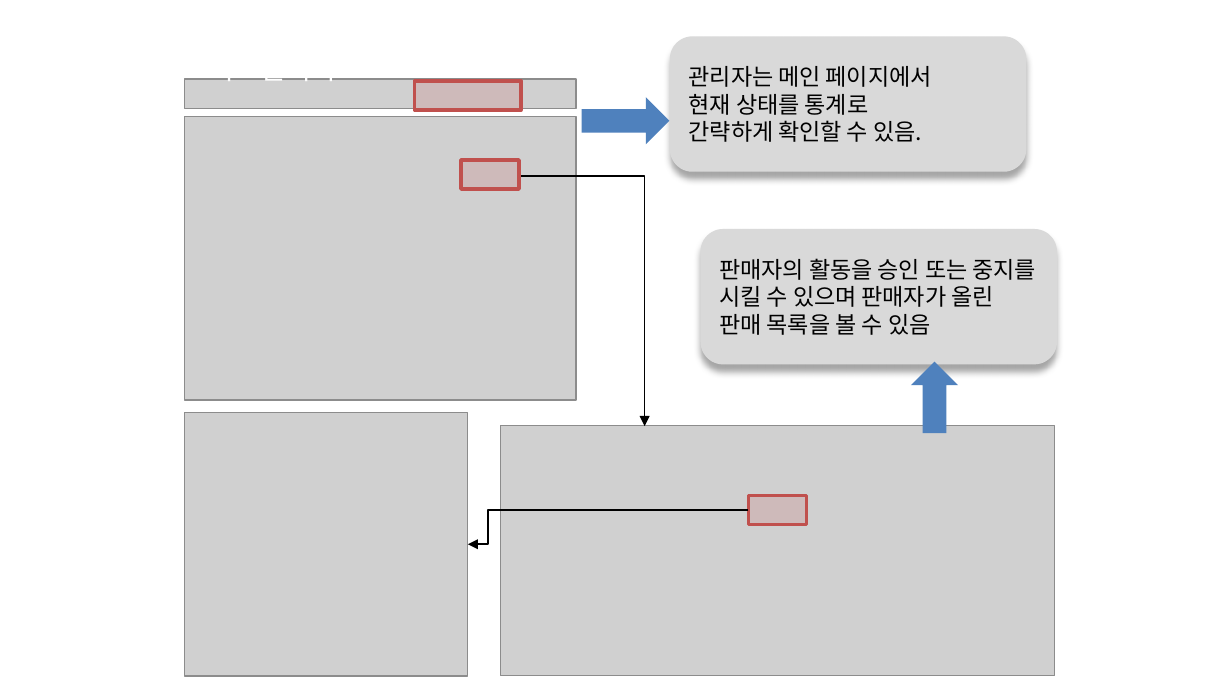
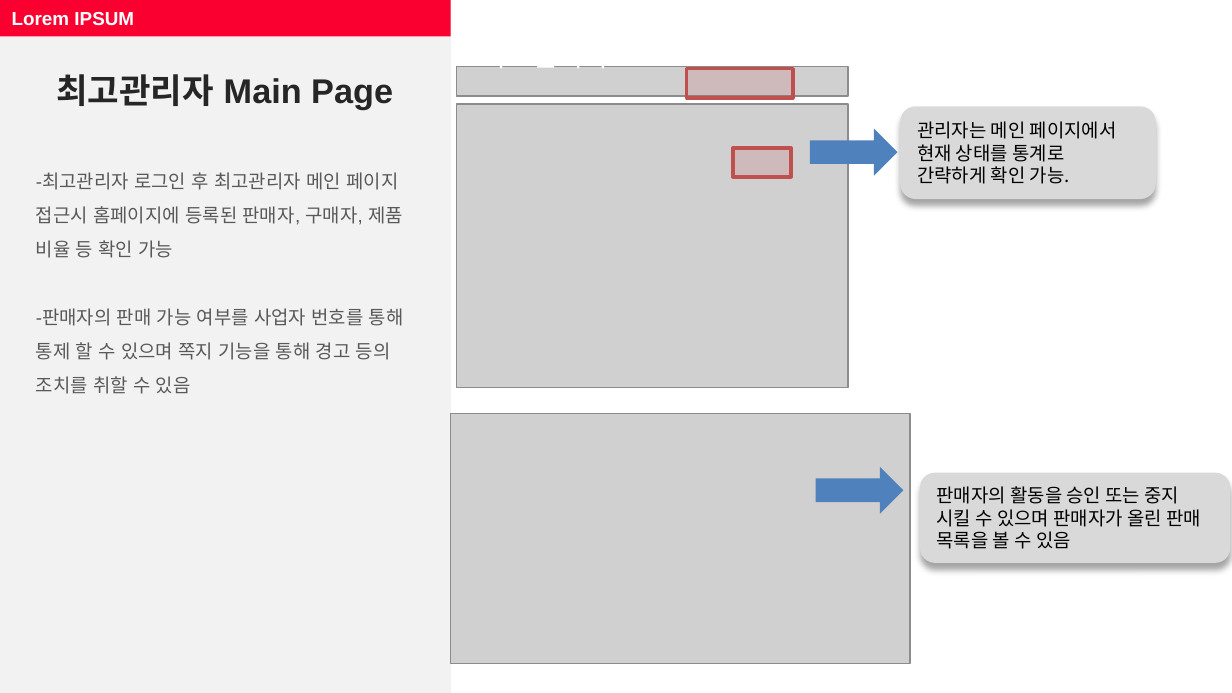
Before and after one commit to zozokjs/webapps, a slide deck: slide 9 of MusicFactory.pptx (slide 6 before the commit). Drawn at 1232x693 pixels with LibreOffice and Linux fonts; fonts in the diff are those of the drawing; grey boxes stand for pictures. Boxes give left, top, right and bottom in pixels: in the first picture for what was removed or moved away, otherwise in the second. Text is boxed around its words. In the diff, an @@ line names an element or a change of style, - is before the commit and + after.

```diff
--- a/MusicFactory.pptx
+++ b/MusicFactory.pptx
@@ rectangle added at [0,0,451,692], fill #F2F2F2 @@
@@ rectangle added at [0,0,450,37], fill #FA0030, 11 pt, text #FFFFFF, bold @@
+Lorem IPSUM
@@ text added at [56,74,393,109], 20 pt, text #262626, bold @@
+최고관리자 Main Page
@@ text added at [473,66,525,105], 16.5 pt, text #FFFFFF @@
+판매자
@@ picture: place and size @@
-picture at [185,116,577,399]
+picture at [457,103,849,387]
@@ rounded rectangle "관리자는 메인 페이지에서": place and size @@
-rounded rectangle "관리자는 메인 페이지에서" at [670,37,1026,172]
+rounded rectangle "관리자는 메인 페이지에서" at [901,106,1156,198]
@@ 2 rectangles, 1 picture, 1 text: place and size @@
-2 rectangles, 1 picture, 1 text at [185,78,577,190]
+2 rectangles, 1 picture, 1 text at [457,66,849,177]
@@ right arrow: place and size @@
-right arrow at [582,97,669,144]
+right arrow at [809,128,897,175]
@@ text in rounded rectangle at [917,121,1117,162]: size 13.5 to 11 pt in "관리자는 메인 페이지에서", "현재 상태를 통계로" @@
@@ text added at [36,172,404,394], 11 pt, text #595959 @@
+-최고관리자 로그인 후 최고관리자 메인 페이지 접근시 홈페이지에 등록된 판매자, 구매자, 제품 비율 등 확인 가능
+-판매자의 판매 가능 여부를 사업자 번호를 통해 통제 할 수 있으며 쪽지 기능을 통해 경고 등의 조치를 취할 수 있음
@@ elbow arrow removed from (520, 176) to (644, 426) @@
@@ text in rounded rectangle at [917,166,1070,184]: text changed; size 13.5 to 11 pt @@
-간략하게 확인할 수 있음.
+간략하게 확인 가능.
@@ right arrow removed at [912,361,958,432] @@
@@ picture removed at [185,413,468,676] @@
@@ picture: place and size @@
-picture at [500,425,1055,675]
+picture at [451,413,910,663]
@@ right arrow added at [816,467,903,514], fill #4F81BD @@
@@ rounded rectangle "판매자의 활동을 승인 또는 중지": place and size @@
-rounded rectangle "판매자의 활동을 승인 또는 중지" at [701,229,1057,365]
+rounded rectangle "판매자의 활동을 승인 또는 중지" at [920,473,1231,563]
@@ rectangle removed at [749,495,807,525] @@
@@ text in rounded rectangle at [937,486,1201,549]: text changed; size 13.5 to 11 pt @@
-판매자의 활동을 승인 또는 중지를 시킬 수 있으며 판매자가 올린 판매 목록을 볼 수 있음
+판매자의 활동을 승인 또는 중지
+시킬 수 있으며 판매자가 올린 판매 목록을 볼 수 있음
@@ elbow arrow removed from (749, 510) to (468, 545) @@
```
Also in this commit, not shown: 9 other slides changed, 1 slide added, 3 slides removed.
